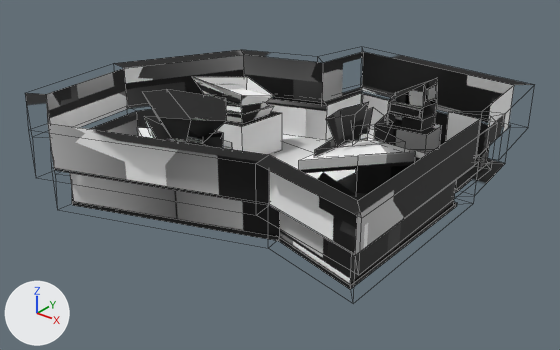
A saved change to the FBX model Levels/level2_5/level2_5.fbx.
One viewpoint serves both versions: a 50 mm lens placed at (23.3, -28.0, 17.9), pointed at (1.6, -1.0, 1.2). Lighting does not change. The marker at lower left points along +X, +Y and +Z. Mesh edges are drawn as thin lines. Where no turn or scale is listed for an object, it has been applied to the vertices. Vertices at the same position are counted once.

The first picture shows '2-5_floor', '2-5_lower_wall', '2-5_pillar_aqua', '2-5_pillar_aqua_top', '2-5_pillar_magenta', '2-5_pillar_magenta_top', '2-5_pillar_pink', '2-5_pillar_pink_top', '2-5_pillar_red', '2-5_pillar_red_top', '2-5_upper_wall'.
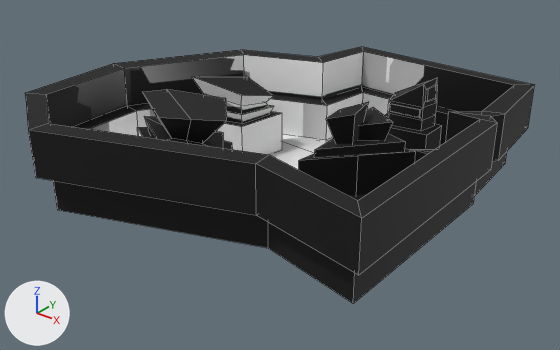
Where the newer file only moved an object's origin or applied its transform, the numbers keep the older frame.

What differs and where, as boxes (x1, y1, x2, y2) in the pictures (560 x 350 px; the box of a moved part takes in the faces that stretch with it):
part 1 of me_mesh_001, surface changed
    before: (314, 102, 373, 156)
    after: (314, 102, 406, 157)
part 2 of me_cube_013, surface changed
    both: (142, 89, 226, 148)
part 3 of me_mesh, surface changed
    both: (193, 77, 274, 123)
part 4 of me_cube_003, moved or reshaped
    both: (385, 82, 437, 129)
part 5 of me_cube_003, surface changed (grey to black)
    both: (423, 78, 437, 108)
part 6 of me_cube_001, surface changed
    before: (70, 88, 505, 283)
    after: (53, 88, 507, 303)
part 7 of me_cube_007, surface changed (grey to black)
    before: (299, 138, 416, 196)
    after: (299, 149, 416, 196)
part 8 of me_cube_008, surface changed (grey to black)
    before: (374, 116, 442, 162)
    after: (389, 124, 442, 150)
part 9 of me_cube_000, surface changed (white to black)
    both: (137, 127, 232, 149)
part 10 of me_cube_009, surface changed
    before: (25, 50, 533, 256)
    after: (25, 47, 534, 275)
'2-5_floor', unchanged, covered by the edit
    before: (72, 129, 489, 289)
    after: (268, 135, 367, 200)

The edits, one by one:
me_cube_000 has 12 vertices, 10 faces and spans x -5.47..1.48, y -5.65..-2.19, z 0.63..2.77.
me_cube_000 is used by ob_2_5_pillar_magenta; location (0.0, 0.0, 0.0).
me_cube_000 part 9: texture (UV) coordinates of 10 of 10 faces, centred in x -4.92..0.56, y -5.3..-2.53, z 0.63..2.77, changed; they spanned u 0.0..1.0, v 0.0..1.0 and now span u 0.0..1.0, v 0.0..1.0.
me_cube_008 has 8 vertices, 6 faces and spans x -1.7..1.5, y -1.1..0.9, z -1.07..1.07.
me_cube_008 is used by ob_2_5_pillar_red; location (5.11, 5.27, 1.7).
me_cube_008 part 8: texture (UV) coordinates of 6 of 6 faces, centred in x -1.5..1.5, y -0.9..0.9, z -1.07..1.07, changed; they spanned u 0.0..1.0, v 0.0..1.0 and now span u 0.0..1.0, v 0.01..0.99.
me_cube_007 has 8 vertices, 6 faces and spans x 3.43..7.2, y -1.8..2.44, z 0.61..2.78.
me_cube_007 is used by ob_2_5_pillar_pink; location (0.0, 0.0, 0.0).
me_cube_007 part 7: texture (UV) coordinates of 6 of 6 faces, centred in x 3.65..6.25, y -0.74..2.44, z 0.61..2.78, changed; they spanned u 0.0..1.0, v 0.0..1.0 and now span u 0.01..0.95, v 0.01..0.99.
me_cube_001 has 48 vertices, 48 faces and spans x -8.3..10.1, y -9.5..8.6, z 0.6..2.8.
me_cube_001 is used by ob_2_5_lower_wall; location (0.0, 0.0, 0.0).
me_cube_001 part 6: texture (UV) coordinates of 48 of 48 faces, centred in x -8.2..10.1, y -8.4..8.5, z 0.6..2.8, changed; they spanned u 0.0..1.0, v 0.0..1.0 and now span u 0.0..1.0, v 0.0..1.0.
me_cube_009 has 48 vertices, 48 faces and spans x -9.2..10.8, y -10.4..9.3, z 2.6..4.9.
me_cube_009 is used by ob_2_5_upper_wall; location (0.0, 0.0, 0.0).
me_cube_009 part 10: texture (UV) coordinates of 48 of 48 faces, centred in x -9.1..10.8, y -9.0..9.2, z 2.6..4.9, changed; they spanned u 0.0..1.0, v 0.0..1.0 and now span u 0.0..1.0, v 0.0..1.0.
me_mesh has 20 vertices, 18 faces and spans x -4.25..-1.17, y -0.88..2.07, z 2.76..4.99.
me_mesh is used by ob_2_5_pillar_aqua_top; location (0.0, 0.0, 0.0).
me_mesh part 3: texture (UV) coordinates of 18 of 18 faces, centred in x -3.34..-1.41, y -0.39..1.8, z 2.76..4.45, changed; they spanned u 0.01..0.99, v 0.0..0.98 and now span u 0.0..1.0, v 0.0..1.0.
me_mesh_001 has 24 vertices, 18 faces and spans x 3.75..6.75, y -1.03..2.27, z 2.72..5.05.
me_mesh_001 is used by ob_2_5_pillar_pink_top; location (0.0, 0.0, 0.0).
me_mesh_001 part 1: texture (UV) coordinates of 18 of 18 faces, centred in x 3.89..5.68, y 0.15..2.23, z 2.72..4.77, changed; they spanned u 0.0..1.0, v 0.0..1.0 and now span u 0.0..1.0, v 0.0..0.99.
me_cube_003 has 38 vertices, 37 faces and spans x -1.38..1.19, y -0.62..0.85, z -1.0..1.59.
me_cube_003 is used by ob_2_5_pillar_red_top; location (5.16, 5.12, 3.75).
Part 4, on me_cube_003:
28 faces are deleted.
28 new faces join them.
me_cube_003 part 5: 37 kept faces spanning x -1.38..1.19, y -0.62..0.85, z -1.0..1.59 get new texture (UV) coordinates.
me_cube_013 has 24 vertices, 22 faces and spans x -3.0..3.0, y -1.46..1.5, z -0.89..1.54.
me_cube_013 is used by ob_2_5_pillar_magenta_top; location (-1.85, -3.95, 3.59).
me_cube_013 part 2: texture (UV) coordinates of 22 of 22 faces, centred in x -2.37..1.85, y -1.04..1.09, z -0.89..1.36, changed; they spanned u 0.0..1.0, v 0.0..1.0 and now span u 0.0..1.0, v 0.0..1.0.
